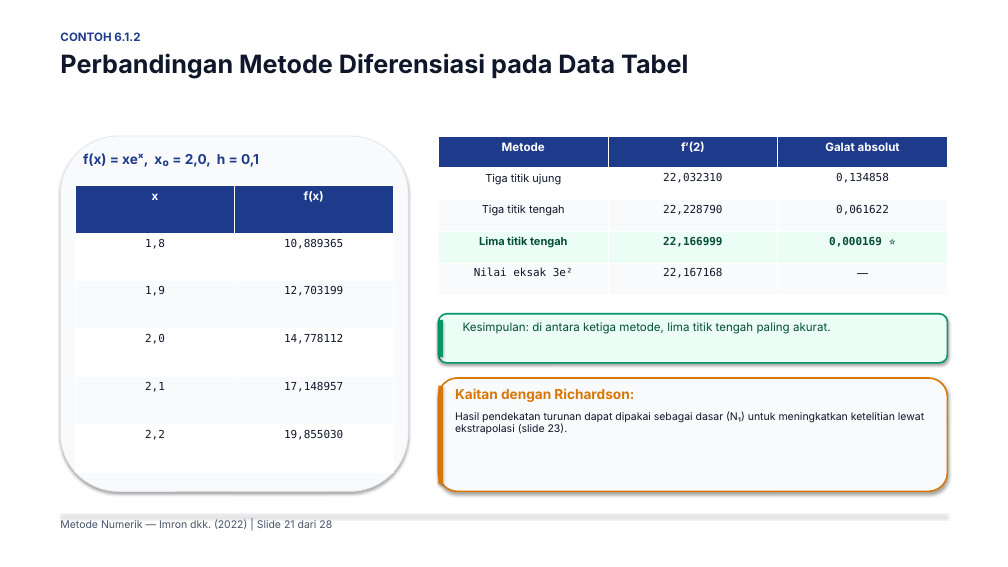
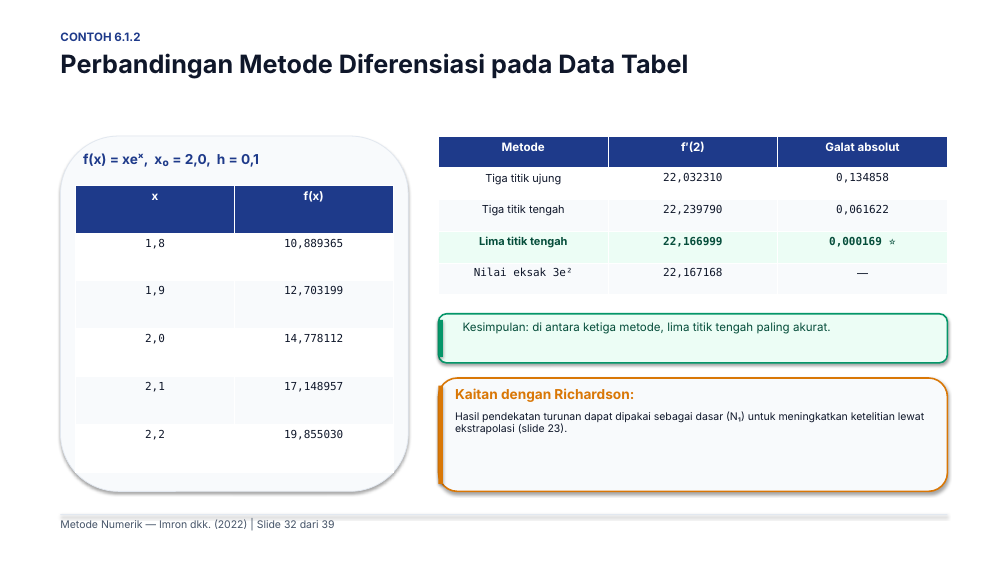
Before and after one commit to Moreyartea/Diferensiasi-Numerik, a slide deck: slide 32 of Diferensiasi_Numerik.pptx (slide 21 before the commit). Drawn at 1008x567 pixels with LibreOffice and Linux fonts; fonts in the diff are those of the drawing. Boxes give left, top, right and bottom in pixels: in the first picture for what was removed or moved away, otherwise in the second. Text is boxed around its words. In the diff, an @@ line names an element or a change of style, - is before the commit and + after.

```diff
--- a/Diferensiasi_Numerik.pptx
+++ b/Diferensiasi_Numerik.pptx
@@ table at [439, 136, 947, 295] @@
-row 3, column 2: 22,228790
+row 3, column 2: 22,239790
@@ text at [60, 519, 335, 529]: text changed @@
-Metode Numerik — Imron dkk. (2022) | Slide 21 dari 28
+Metode Numerik — Imron dkk. (2022) | Slide 32 dari 39
```
Also in this commit, not shown: 23 other slides changed, 14 slides added, 3 slides removed, 6 other files.
